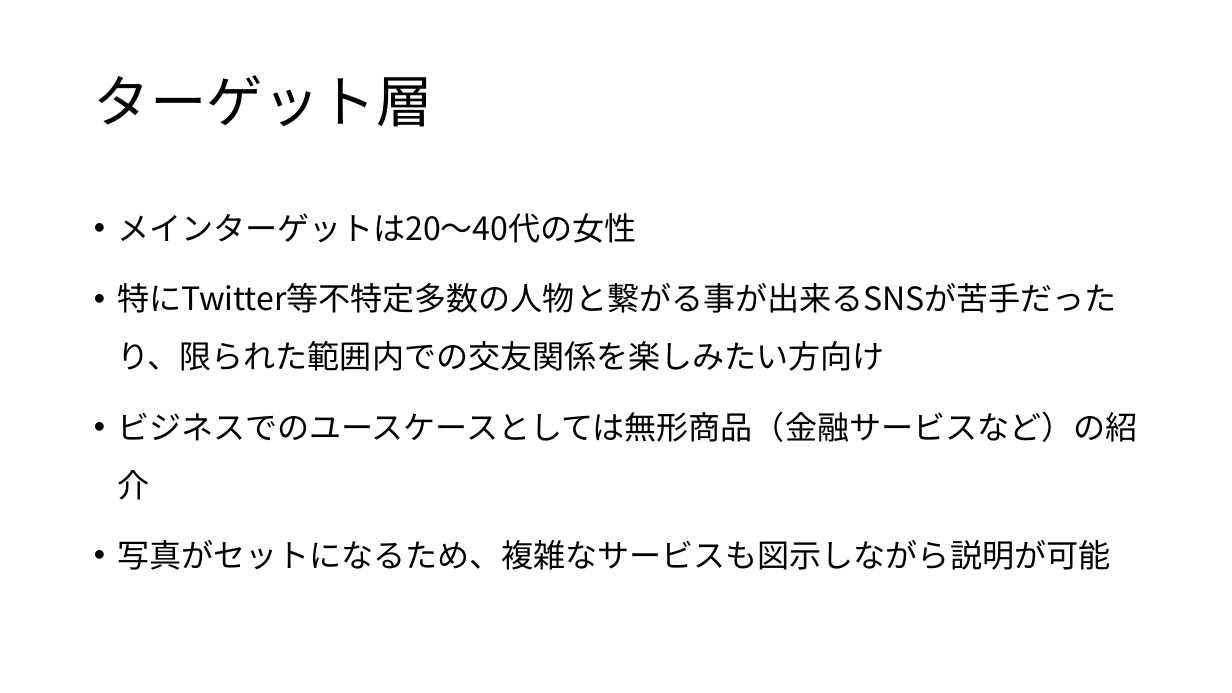
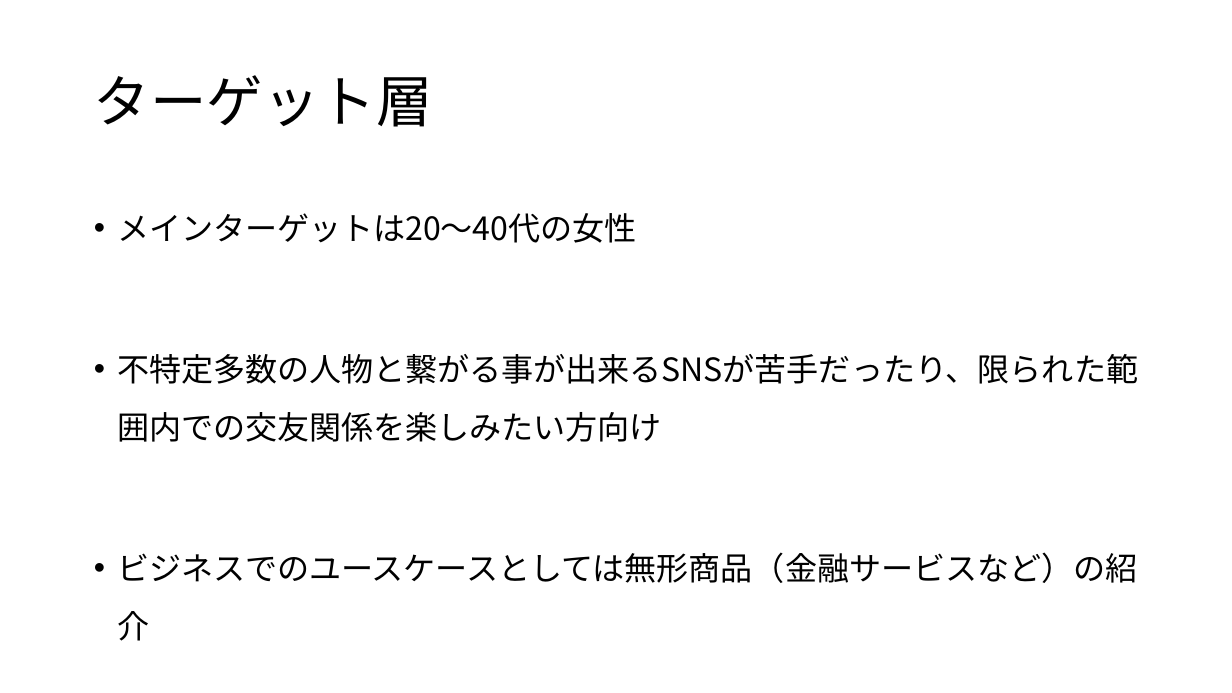
Before and after one commit to tetsu9179/TheaterRoom, a slide deck: slide 4 of 発表会資料.pptx. Drawn at 1232x693 pixels with LibreOffice and Linux fonts; fonts in the diff are those of the drawing. Boxes give left, top, right and bottom in pixels: in the first picture for what was removed or moved away, otherwise in the second. Text is boxed around its words. In the diff, an @@ line names an element or a change of style, - is before the commit and + after.

```diff
--- a/発表会資料.pptx
+++ b/発表会資料.pptx
@@ text at (x1=117, y1=354, x2=1138, y2=442): text changed @@
-• 特にTwitter等不特定多数の人物と繋がる事が出来るSNSが苦手だったり、限られた範囲内での交友関係を楽しみたい方向け
+• 不特定多数の人物と繋がる事が出来るSNSが苦手だったり、限られた範囲内での交友関係を楽しみたい方向け
@@ text at (x1=117, y1=540, x2=1110, y2=570): paragraph removed @@
-• 写真がセットになるため、複雑なサービスも図示しながら説明が可能
```
Also in this commit, not shown: 3 other slides changed, 3 slides added, 1 slide removed.
